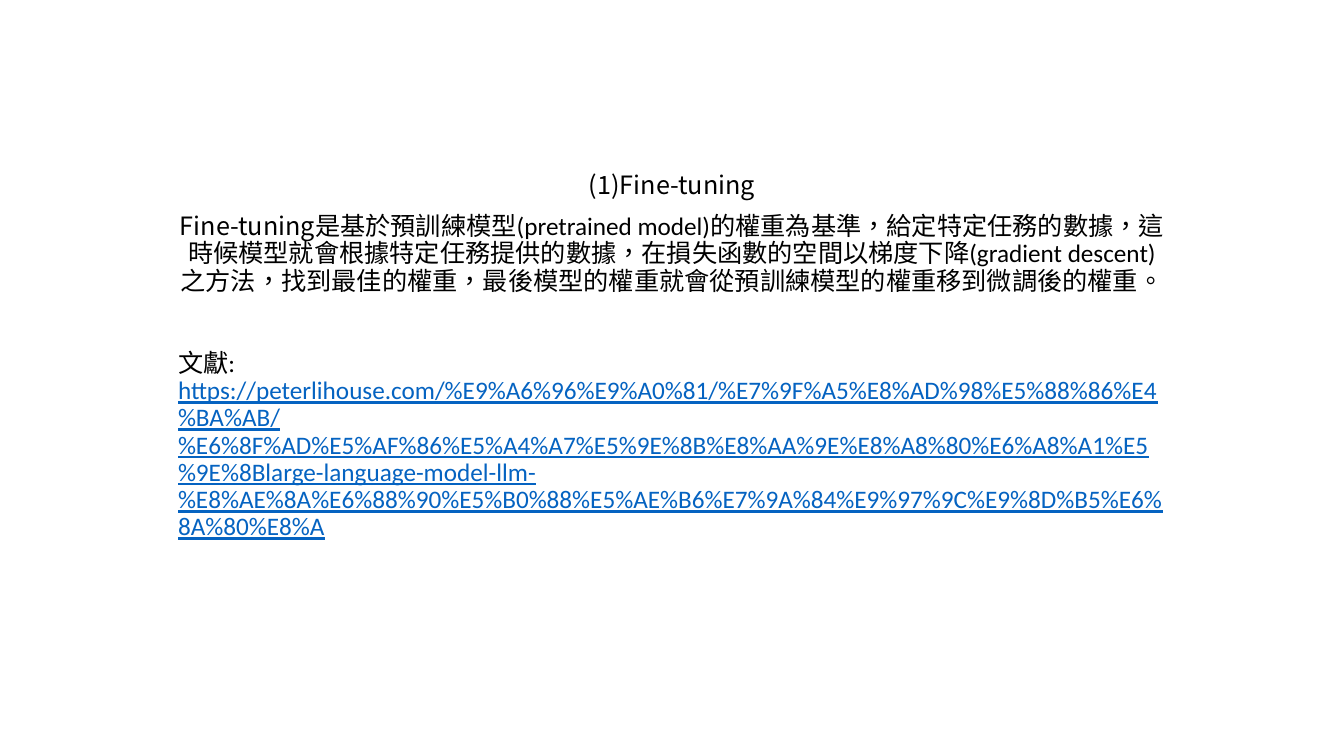
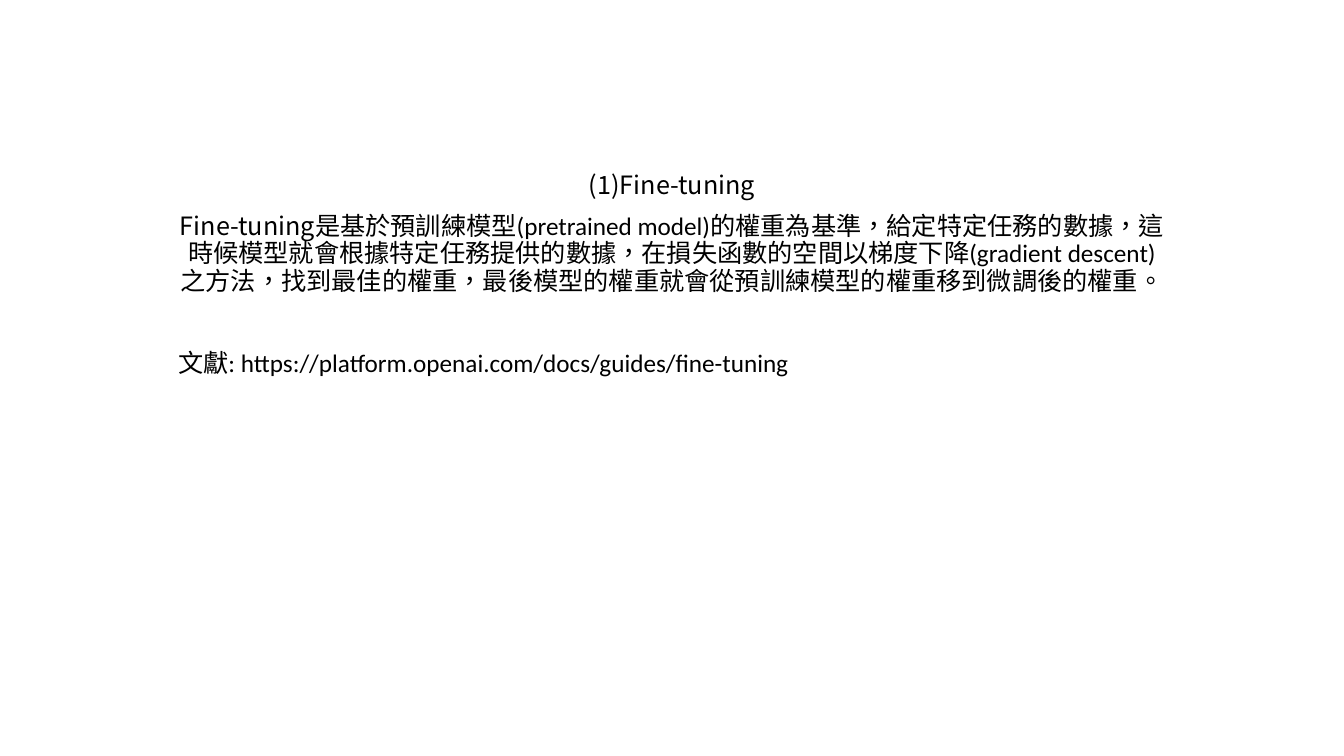
Before and after one commit to michaelchen1225/-, a slide deck: slide 7 of 開發環境與可行性/技術文獻和比較.pptx. Drawn at 1344x756 pixels with LibreOffice and Linux fonts; fonts in the diff are those of the drawing. Boxes give left, top, right and bottom in pixels: in the first picture for what was removed or moved away, otherwise in the second. Text is boxed around its words. In the diff, an @@ line names an element or a change of style, - is before the commit and + after.

```diff
--- a/開發環境與可行性/技術文獻和比較.pptx
+++ b/開發環境與可行性/技術文獻和比較.pptx
@@ text at <box>178,350,788,377</box>: text changed; text colour #0563C1 to #000000 @@
-文獻: https://peterlihouse.com/%E9%A6%96%E9%A0%81/%E7%9F%A5%E8%AD%98%E5%88%86%E4%BA%AB/%E6%8F%AD%E5%AF%86%E5%A4%A7%E5%9E%8B%E8%AA%9E%E8%A8%80%E6%A8%A1%E5%9E%8Blarge-language-model-llm-%E8%AE%8A%E6%88%90%E5%B0%88%E5%AE%B6%E7%9A%84%E9%97%9C%E9%8D%B5%E6%8A%80%E8%A
+文獻: https://platform.openai.com/docs/guides/fine-tuning
```
Also in this commit, not shown: 1 other slide changed, 39 other files.
